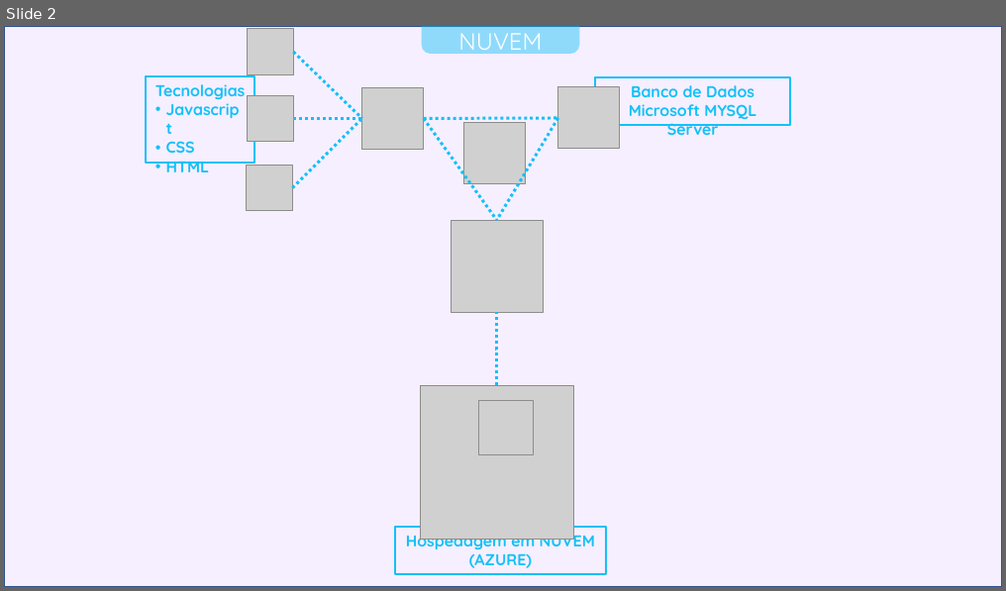
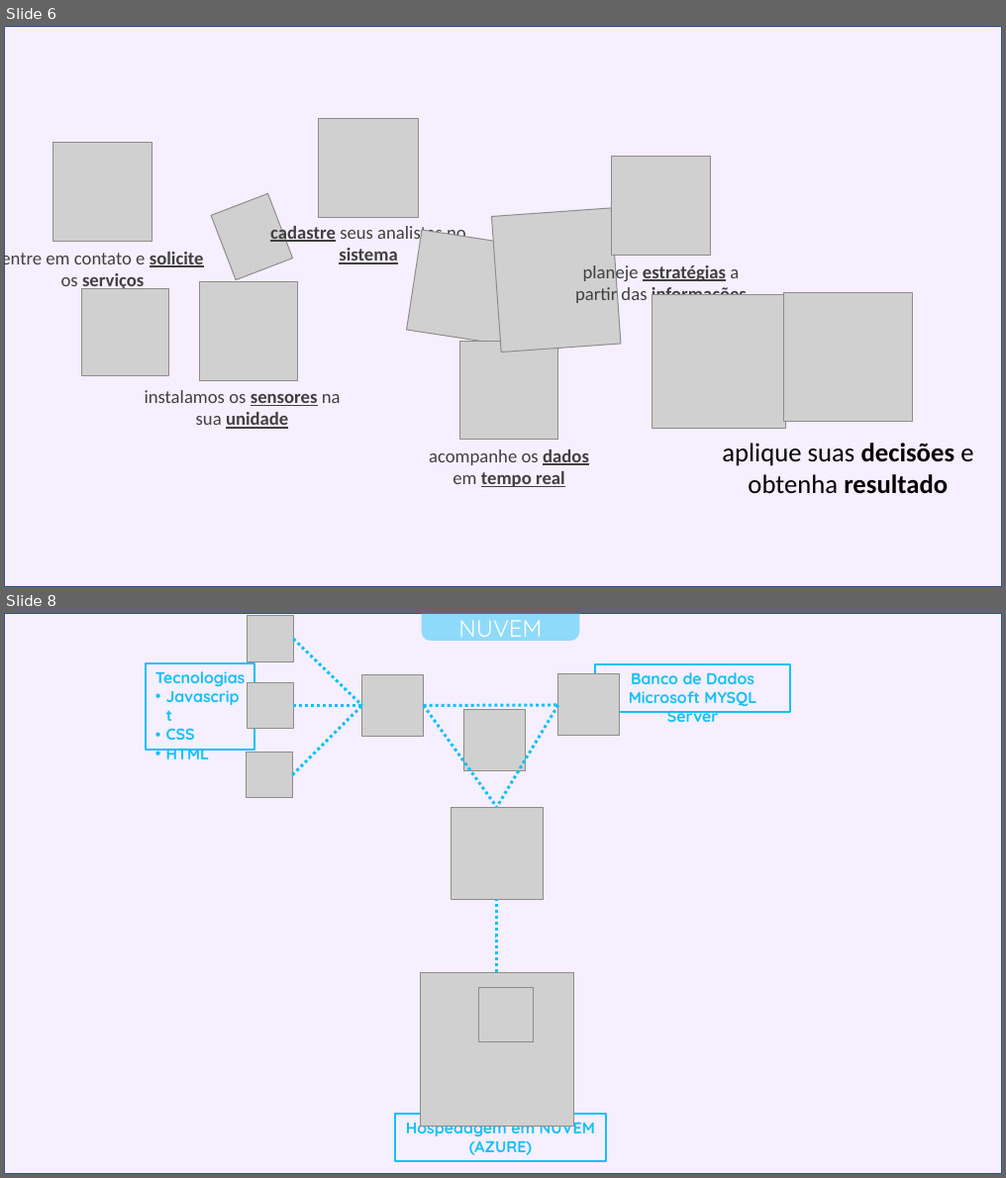
Before and after one commit to 0mni-Solutions/OmniTextil, a slide deck: APRESENTAÇÃO/Slides/Presentation.pptx. Shown one above the other, each under a label of ours: slide 2 before the commit, slides 6 and 8 after it; the slides between them are not shown. The pictures are 1006x591 and 1006x1178 pixels, drawn with LibreOffice and Linux fonts; fonts in the diff are those of the drawing; grey boxes stand for pictures. Boxes give left, top, right and bottom in pixels: in the first picture for what was removed or moved away, otherwise in the second. Text is boxed around its words. In the diff, an @@ line names an element or a change of style, - is before the commit and + after.

```diff
--- a/APRESENTAÇÃO/Slides/Presentation.pptx
+++ b/APRESENTAÇÃO/Slides/Presentation.pptx
@@ slide 6 added at <box>4,26,1002,587</box>, background #FFFFFF @@
@@ rectangle added at <box>4,26,1002,587</box>, fill #F6EFFF, outline #325491 1 pt @@
@@ picture added at <box>53,142,152,242</box> @@
@@ picture added at <box>319,118,419,218</box> @@
@@ picture added at <box>611,157,711,256</box> @@
@@ picture added at <box>211,194,293,280</box> @@
@@ text added at <box>270,223,466,265</box>, 14 pt, text #404040, bold, underline @@
+cadastre seus analistas no sistema
@@ picture added at <box>406,230,535,348</box> @@
@@ picture added at <box>492,208,621,353</box> @@
@@ text added at <box>4,250,204,289</box>, 14 pt, text #404040 @@
+entre em contato e solicite os serviços
@@ picture added at <box>82,288,169,375</box> @@
@@ picture added at <box>199,281,298,381</box> @@
@@ text added at <box>575,264,746,306</box>, 14 pt, text #404040, bold, underline @@
+planeje estratégias a partir das informações
@@ picture added at <box>651,295,785,429</box> @@
@@ picture added at <box>783,293,913,422</box> @@
@@ picture added at <box>459,341,558,440</box> @@
@@ text added at <box>145,390,341,429</box>, 14 pt, text #404040 @@
+instalamos os sensores na sua unidade
@@ text added at <box>429,450,589,487</box>, 14 pt, text #404040, bold, underline @@
+acompanhe os dados em tempo real
@@ text added at <box>722,443,973,494</box>, 20 pt, text #000000 @@
+aplique suas decisões e obtenha resultado
@@ what was slide 2 is now slide 8 @@
```
Also in this commit, not shown: 3 slides changed, 6 other slides added, 40 other files.
